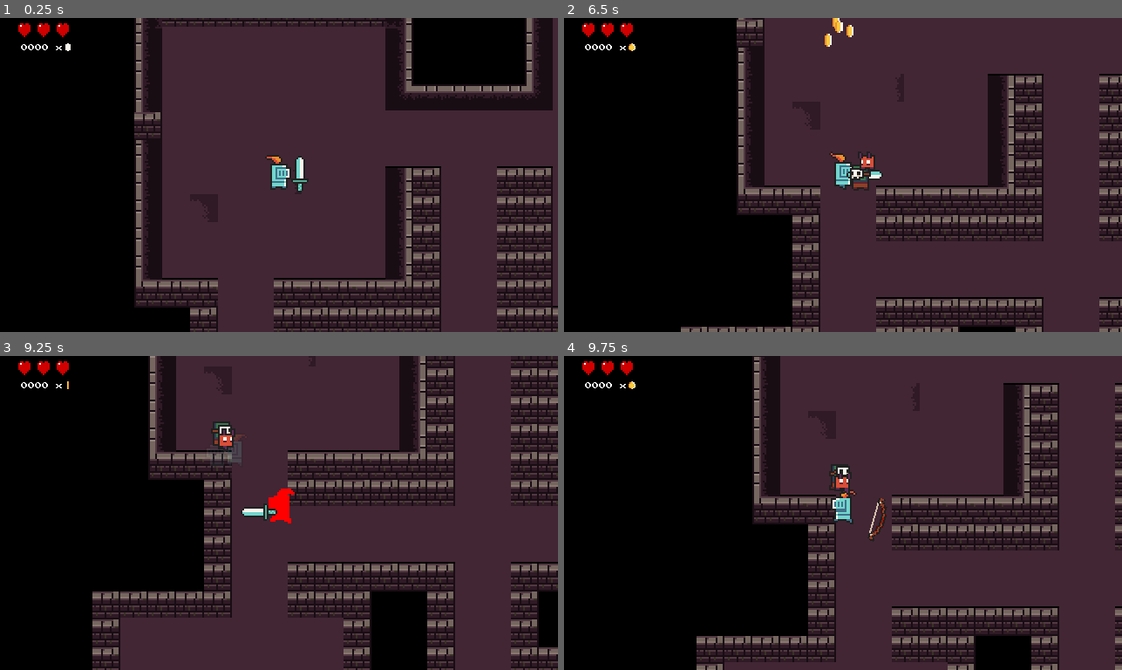
Above: before the commit, frames 1-4 (two rows, left to right).
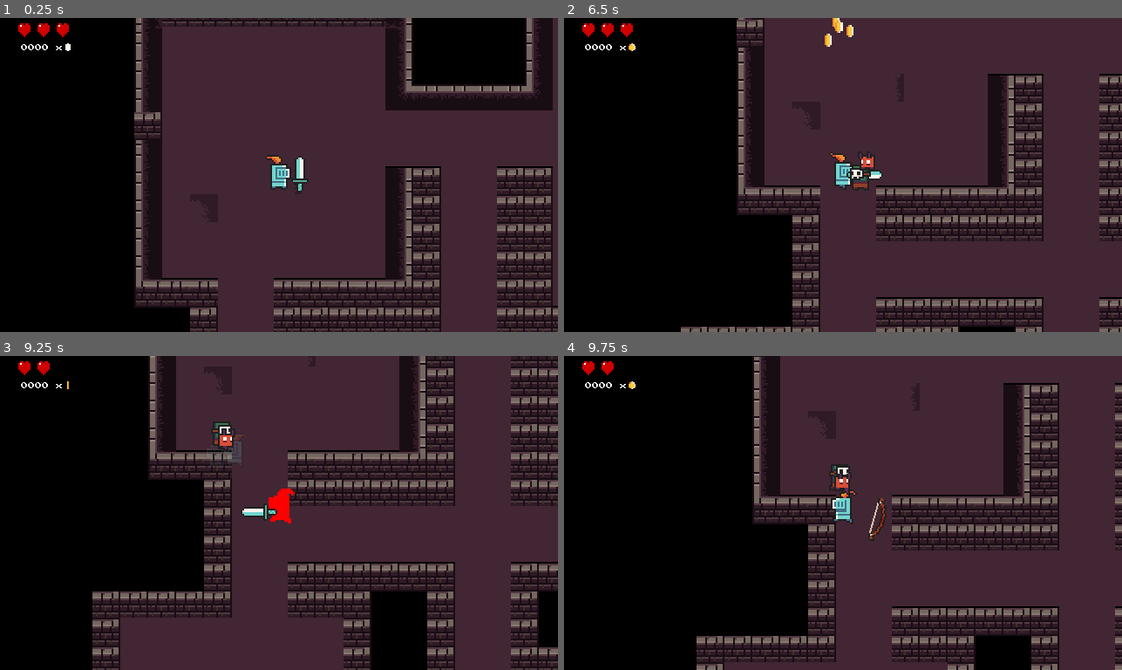
Above: after the commit, the same moments.

Repository: mkinteh2012-glitch/Dungeons-
Game: Godot game, scene res://Sprites/game.tscn
Same seed, same stepped clock (60 frames per second), same inputs: the game is played once before the commit and once after it.
Inputs (mouse positions are in pixels of both pictures, inside the frame that each line leads up to):
- Up to frame 1 (0.25 s): no input
- Up to frame 2 (6.5 s): tap Enter at 0.5 s; move the mouse to (965, 159) at 0.52 s; hold D (move_right) 0.53-1.28 s; hold Up (attack) 0.53-1.28 s; move the mouse to (731, 190) at 1.27 s; hold S (move_down) 1.28-2.03 s; tap Right (dodge) at 1.35, 5.1 s; move the mouse to (898, 105) at 2.02 s; hold D (move_right) 2.03-2.78 s; tap 1 (switch_weapon) at 2.1, 5.85 s; move the mouse to (815, 237) at 2.77 s; hold W (move_up) 2.78-3.53 s; tap Alt at 2.85 s; move the mouse to (1010, 222) at 3.52 s; hold A (move_left) 3.53-5.03 s; tap Shift at 3.6 s; move the mouse to (675, 127) at 4.27 s; tap Up (attack) at 4.35 s; move the mouse to (870, 175) at 5.02 s; hold S (move_down) 5.03-5.78 s; move the mouse to (759, 96) at 5.77 s; hold D (move_right) from 5.78 s (still down)
- Up to frame 3 (9.25 s): move the mouse to (401, 497) at 6.52 s; release D (move_right) at 6.53 s; hold W (move_up) 6.53-7.28 s; tap Alt at 6.6 s; move the mouse to (167, 528) at 7.27 s; hold D (move_right) 7.28-8.03 s; tap Shift at 7.35 s; move the mouse to (334, 443) at 8.02 s; hold S (move_down) 8.03-8.78 s; hold Up (attack) 8.03-8.78 s; move the mouse to (251, 575) at 8.77 s; hold A (move_left) from 8.78 s (still down); tap Right (dodge) at 8.85 s
- Up to frame 4 (9.75 s): move the mouse to (1010, 560) at 9.52 s; release A (move_left) at 9.53 s; hold W (move_up) from 9.53 s (still down); tap 1 (switch_weapon) at 9.6 s

Frames 1-2 are identical in both runs. In frame 3, less than 0.1% of the frame differs, in the area x 10-13%, y 1-7%; in frame 4, less than 0.1%.

Commit message:
2 badges now choose at random

Diff:
--- a/Scripts/Game_Stats.gd
+++ b/Scripts/Game_Stats.gd
@@ -16,7 +16,7 @@
 
 var unlocked_abilities = {
 	"speed": false,
-	"health": true,
+	"health": false,
 	"attack": true
 }
 
@@ -29,3 +29,18 @@
 func unlock_ability(type: String):
 	unlocked_abilities[type.to_lower()] = true
 	print("Ability unlocked in GameStats: ", type)
+
+func get_random_locked_ability() -> String:
+	var locked_list = []
+
+	# Find everything the player DOESN'T have yet
+	for ability in unlocked_abilities:
+		if unlocked_abilities[ability] == false:
+			locked_list.append(ability)
+
+	# If the player has everything, just default to "health" or a coin bonus
+	if locked_list.size() == 0:
+		return "health"
+
+	# Pick a random one from the locked list
+	return locked_list.pick_random()
--- a/Scripts/loot_manager.gd
+++ b/Scripts/loot_manager.gd
@@ -69,7 +69,8 @@
 
 	# Logic stays in GameStats!
 	# We ask GameStats for the "Speed" animation name
-	var anim_name = GameStats.get_badge_info("speed")
+	var type = GameStats.get_random_locked_ability()
+	var anim_name = GameStats.get_badge_info(type)
 
 	instance.global_position = pos
 	instance.badge_type = anim_name
--- a/Scripts/player.gd
+++ b/Scripts/player.gd
@@ -420,11 +420,10 @@
 	print("Coins collected: ", coins)
 func update_stats():
 	if GameStats.unlocked_abilities.get("speed") == true:
-		current_speed = speed + 35
+		current_speed = speed + 40
 	else:
 		current_speed = speed
 	if GameStats.unlocked_abilities.get("health") == true:
 		health.max_health =+ health.nor_max_health + 2
-		print(health.max_health)
-	else:
-		health.max_health = health.max_health
+	else:
+		health.max_health = health.nor_max_health
--- a/Sprites/badge.tscn
+++ b/Sprites/badge.tscn
@@ -67,6 +67,6 @@
 
 [node name="AnimatedSprite2D" type="AnimatedSprite2D" parent="."]
 sprite_frames = SubResource("SpriteFrames_a0kvr")
-animation = &"Speed"
+animation = &"Health"
 
 [connection signal="body_entered" from="." to="." method="_on_body_entered"]
